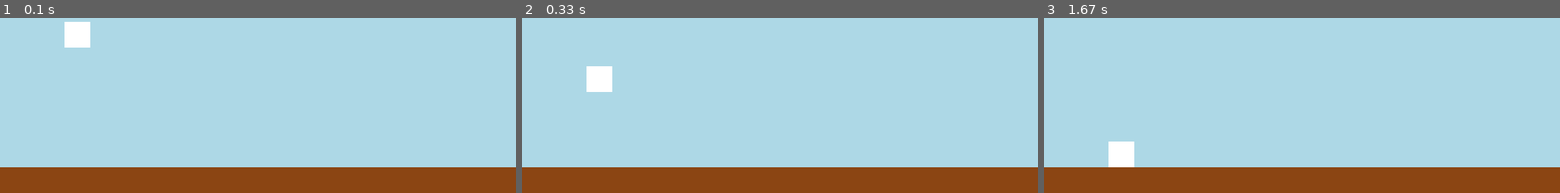
Above: before the commit, frames 1-3 (left to right).
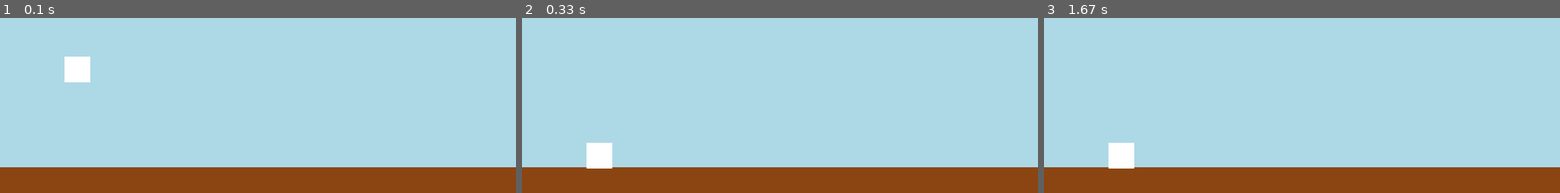
Above: after the commit, the same moments.

Repository: Emmvnu3l/Game-dash-pygame
Game: pygame game, started from main.py
Same seed, same stepped clock (60 frames per second), same inputs: the game is played once before the commit and once after it.
Inputs:
- Up to frame 1 (0.1 s): no input
- Up to frame 2 (0.33 s): no input
- Up to frame 3 (1.67 s): no input

The runs differ from the first frame. In frame 1, 1.5% of the frame differs, in the area x 12-18%, y 2-37%; in frame 2, 1.5%; in frame 3, less than 0.1%.

Commit message:
clase8. implementacion de gravedad con plataforma

Diff:
--- a/game/config.py
+++ b/game/config.py
@@ -12,4 +12,4 @@
 WIDTH_PLAYER = 40
 HEIGHT_PLAYER = 40
 
-PLAYER_GRAV = 0.3
+PLAYER_GRAV = 1.5
--- a/game/game.py
+++ b/game/game.py
@@ -46,8 +46,7 @@
         self.sprites.draw(self.surface) ##Pintar la superficie
     def update(self):
         pygame.display.flip() ## flip actualiza todo la superficie
-
-
+        self.player.validation_plataform(self.platform)
         self.sprites.update() ## todos los elementos de las listas ejecutaran su metodo update
     def stop(self):
         pass
--- a/game/player.py
+++ b/game/player.py
@@ -16,12 +16,21 @@
         self.rect.bottom = bottom
         self.pos_y = self.rect.bottom
         self.vel_y = 0
+
+    #metodo para que el player no sobrepase la plataforma
+    def validation_plataform(self, plataform):
+        result = pygame.sprite.collide_rect(self,plataform)
+        if result:
+            self.pos_y = plataform.rect.top
+            self.vel_y = 0
+
+
     def update_pos(self):
         self.vel_y += PLAYER_GRAV   # aplicamos gravedad a la velocidad
         self.pos_y += self.vel_y
-        if self.pos_y >= HEIGHT - 40:
-            self.pos_y = HEIGHT - 40
-            self.vel_y = 0
+
+
+
 
     def update(self):
         self.update_pos()
